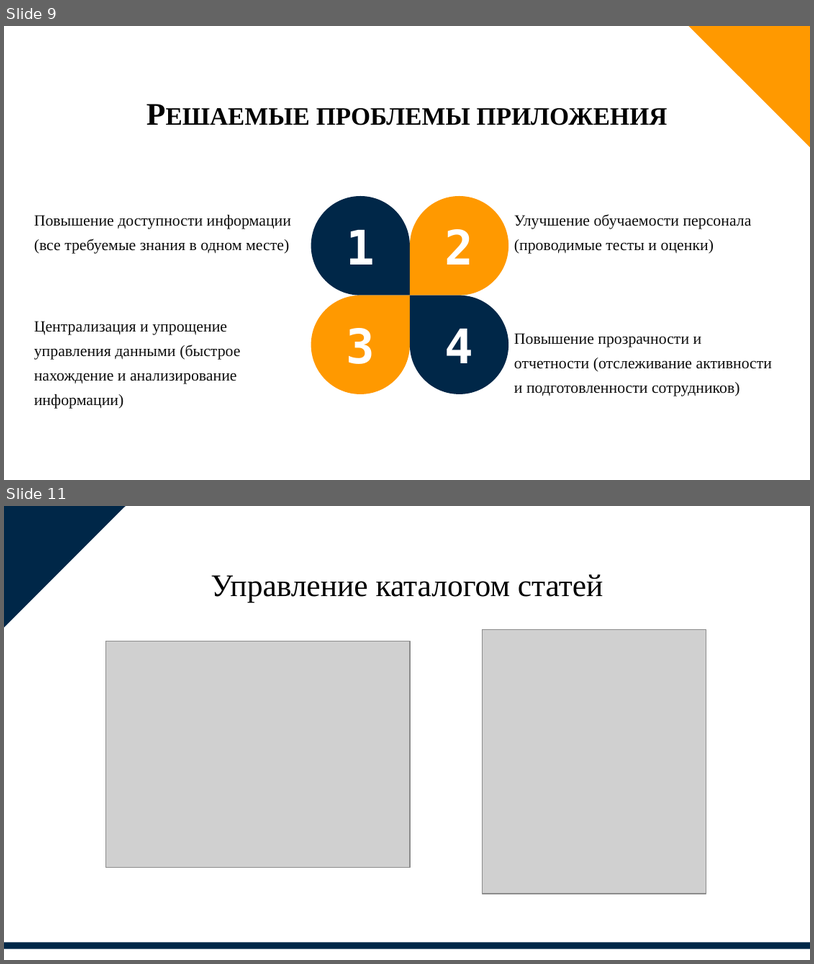
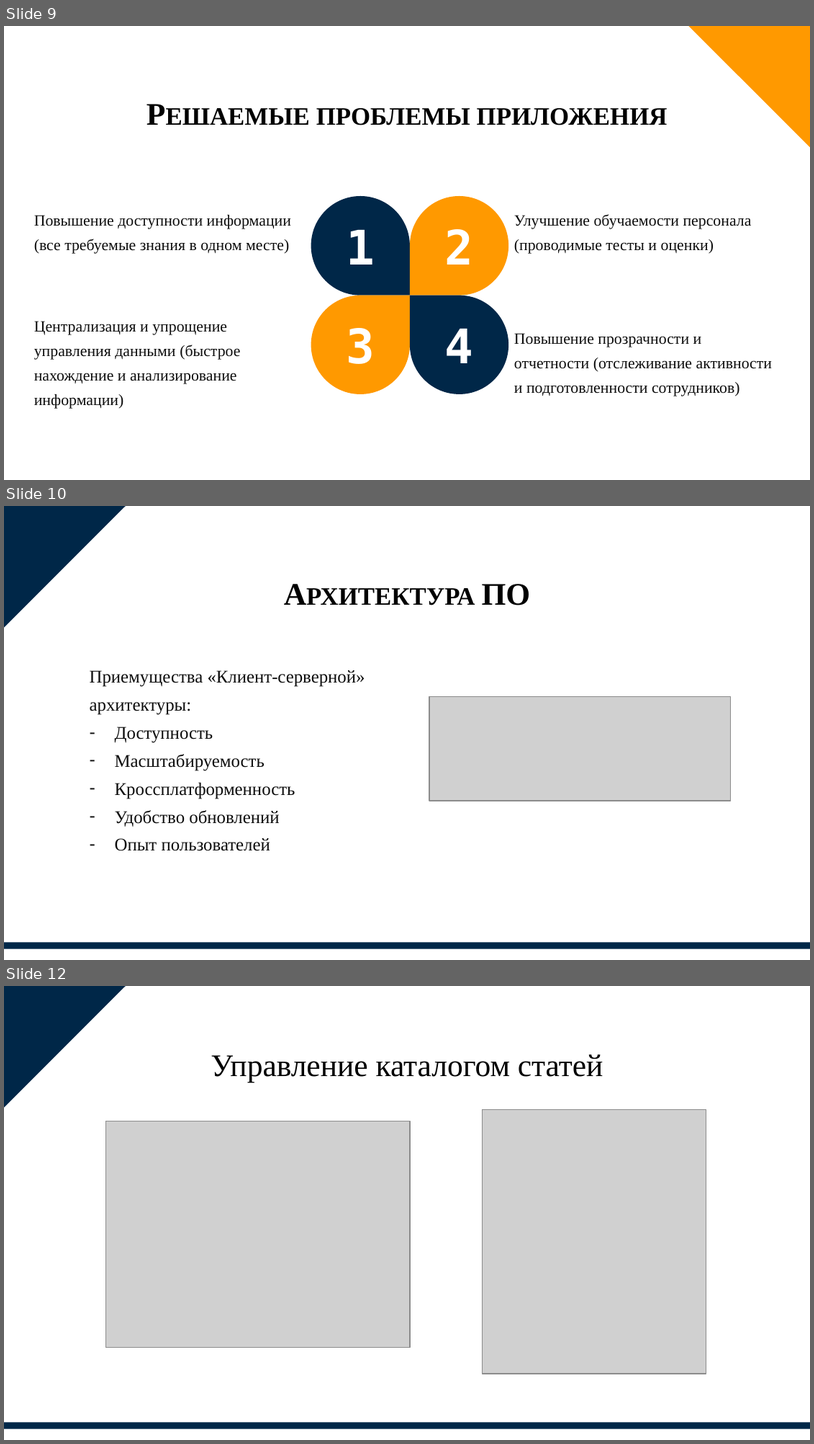
Before and after one commit to Alik243/Safety, a slide deck: Док/Тулегенов Алишер Презентация.pptx. Shown one above the other, each under a label of ours: slides 9 and 11 before the commit, slides 9, 10 and 12 after it; the slides between them are not shown. The pictures are 814x964 and 814x1444 pixels, drawn with LibreOffice and Linux fonts; fonts in the diff are those of the drawing; grey boxes stand for pictures. Boxes give left, top, right and bottom in pixels: in the first picture for what was removed or moved away, otherwise in the second. Text is boxed around its words. In the diff, an @@ line names an element or a change of style, - is before the commit and + after.

```diff
--- a/Док/Тулегенов Алишер Презентация.pptx
+++ b/Док/Тулегенов Алишер Презентация.pptx
@@ slide 10 added at (4,506,810,960), background #FFFFFF @@
@@ right triangle added at (4,506,126,629), fill #002748 @@
@@ text added at (482,584,531,605), 28 pt, text #000000, bold, small capitals @@
+Архитектура ПО
@@ text added at (90,670,365,851), 16 pt, text #0D0D0D @@
+Приемущества «Клиент-серверной» архитектуры:
+– Доступность
+– Масштабируемость
+– Кроссплатформенность
+– Удобство обновлений
+– Опыт пользователей
@@ picture added at (430,696,730,800) @@
@@ rectangle added at (4,942,810,949), fill #002748 @@
@@ what was slide 11 is now slide 12 @@
```
Also in this commit, not shown: 4 slides changed, 6 other files.
